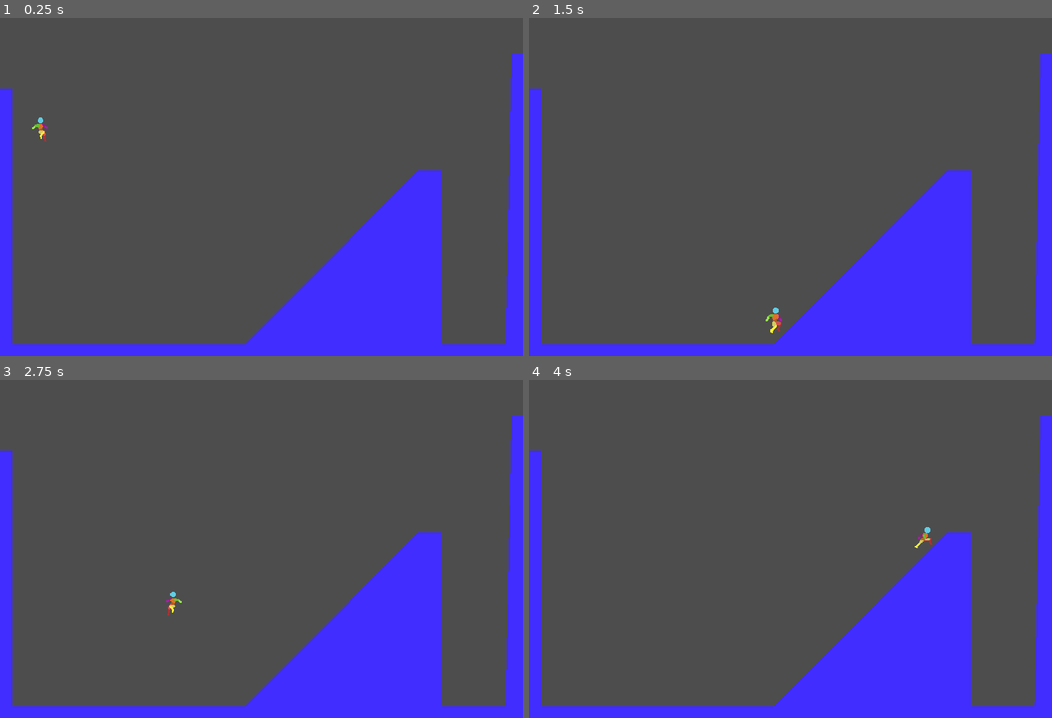
Above: before the commit, frames 1-4 (two rows, left to right).
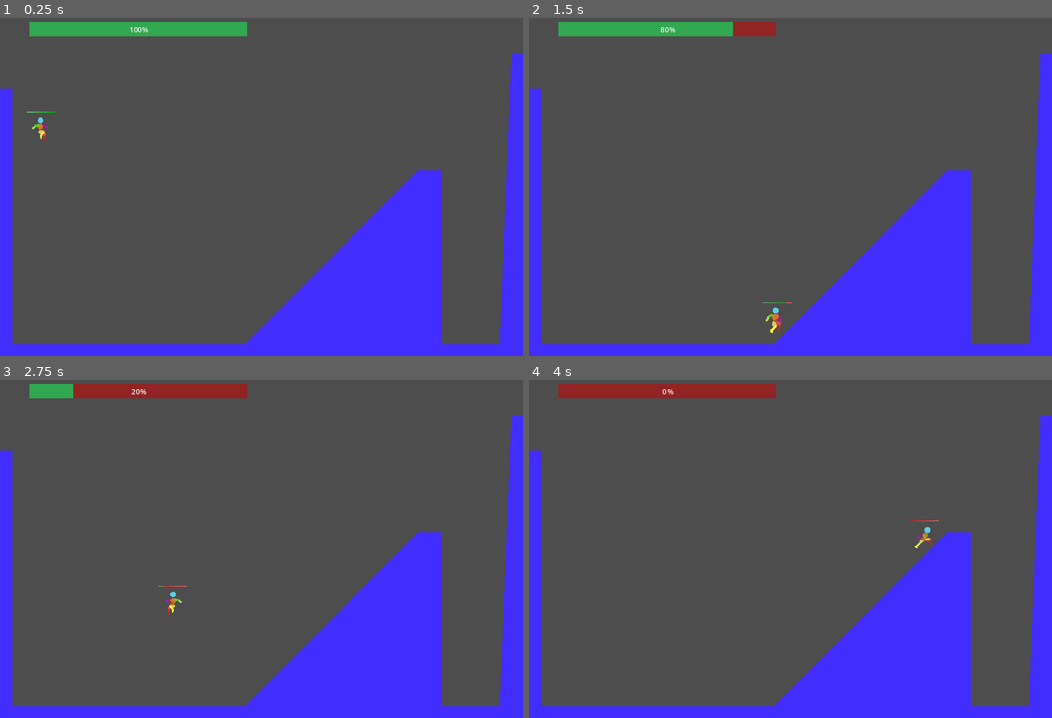
Above: after the commit, the same moments.

Repository: Laynezilla/arcade-demo
Game: Godot game, scene res://world.tscn
Same seed, same stepped clock (60 frames per second), same inputs: the game is played once before the commit and once after it.
Inputs:
- Up to frame 1 (0.25 s): no input
- Up to frame 2 (1.5 s): tap Enter (ui_accept) at 0.5, 1.35 s; hold Enter (ui_accept) 0.53-1.28 s; hold Right (ui_right) from 0.53 s (still down)
- Up to frame 3 (2.75 s): tap Enter (ui_accept) at 1.52, 1.82 s; release Right (ui_right) at 2.03 s; hold Left (ui_left) from 2.03 s (still down); hold Enter (ui_accept) from 2.03 s (still down)
- Up to frame 4 (4 s): release Left (ui_left) at 2.78 s; release Enter (ui_accept) at 2.78 s; hold Right (ui_right) from 2.78 s (still down); tap Enter (ui_accept) at 2.85, 3.02, 3.32 s; hold Enter (ui_accept) from 3.53 s (still down)

The runs differ from the first frame. In frame 1, 2.3% of the frame differs, in the area x 5-98%, y 1-97%; in frame 2, 2.3%; in frame 3, 2.3%; in frame 4, 2.3%.

Commit message:
add health bars

Diff:
--- a/player.gd
+++ b/player.gd
@@ -21,6 +21,8 @@
 @onready var raycast_2d = $HighJumpRay
 @onready var touch_right_ray = $TouchRightRay
 @onready var touch_left_ray = $ToughLeftRay
+@onready var health_bar = $HealthBar
+
 var was_on_wall_only = false
 var was_on_floor = false
 var high_jump = false
@@ -35,6 +37,7 @@
 var direction_facing = 1
 var dash_distance = 0.0
 var max_air_velocity = 0.0
+var health = 100
 
 func _physics_process(delta):
 
@@ -88,9 +91,9 @@
 		air_jumped = 0
 	if Input.is_action_just_pressed("ui_accept"):
 		if is_on_floor():
-			print("jump! ", is_on_floor())
 			velocity.y = jump_velocity
 			floor_jumped = true
+			lose_health(20)
 		elif is_on_wall_only():
 			wall_jump_direction = get_wall_normal()[0]
 			velocity.y = jump_velocity
@@ -142,8 +145,10 @@
 	#print(velocity.x)
 	#print(direction, ", ", ceil(get_wall_normal()[0]))
 	#print(is_pushing_wall(), ", ", is_on_wall())
+	#print("health: ", health, ", ", health_bar.value)
 	update_animation()
 	move_and_slide()
+	update_health()
 
 func update_animation():
 	if direction != 0:
@@ -198,3 +203,18 @@
 		return true
 	else:
 		return false
+
+func update_health():
+	if health <= health_bar.min_value:
+		health = health_bar.min_value
+	if health >= health_bar.max_value:
+		health = health_bar.max_value
+	health_bar.value = health
+
+func lose_health(damage):
+	health -= damage
+	update_health()
+
+func gain_health(heal):
+	health += heal
+	update_health()
--- a/player.tscn
+++ b/player.tscn
@@ -517,6 +517,20 @@
 "wall_slide": SubResource("Animation_eq37p")
 }
 
+[sub_resource type="Gradient" id="Gradient_bb2xc"]
+colors = PackedColorArray(1, 0, 0, 1, 1, 0.458824, 0.458824, 1)
+
+[sub_resource type="GradientTexture1D" id="GradientTexture1D_m026d"]
+gradient = SubResource("Gradient_bb2xc")
+width = 40
+
+[sub_resource type="Gradient" id="Gradient_1fc3e"]
+colors = PackedColorArray(0.462745, 0.678431, 0.462745, 1, 0, 0.639216, 0, 1)
+
+[sub_resource type="GradientTexture1D" id="GradientTexture1D_opvh0"]
+gradient = SubResource("Gradient_1fc3e")
+width = 40
+
 [node name="Player" type="CharacterBody2D"]
 floor_snap_length = 3.0
 script = ExtResource("1_v5qsm")
@@ -542,4 +556,13 @@
 [node name="ToughLeftRay" type="RayCast2D" parent="."]
 target_position = Vector2(-11, 0)
 
+[node name="HealthBar" type="TextureProgressBar" parent="."]
+offset_left = -20.0
+offset_top = -22.0
+offset_right = 20.0
+offset_bottom = -17.0
+value = 100.0
+texture_under = SubResource("GradientTexture1D_m026d")
+texture_progress = SubResource("GradientTexture1D_opvh0")
+
 [connection signal="animation_looped" from="AnimatedSprite2D" to="." method="_on_animated_sprite_2d_animation_looped"]
--- a/world.gd
+++ b/world.gd
@@ -2,7 +2,12 @@
 
 @onready var collision_polygon_2d = $StaticBody2D/CollisionPolygon2D
 @onready var polygon_2d = $StaticBody2D/CollisionPolygon2D/Polygon2D
+@onready var health_bar = $HealthBarUI
+@onready var player_health = $Player/HealthBar
 
 # Called when the node enters the scene tree for the first time.
 func _ready():
 	polygon_2d.polygon = collision_polygon_2d.polygon
+
+func _process(delta):
+	health_bar.value = player_health.value
--- a/world.tscn
+++ b/world.tscn
@@ -1,7 +1,13 @@
-[gd_scene load_steps=3 format=3 uid="uid://sbndce48f4kn"]
+[gd_scene load_steps=5 format=3 uid="uid://sbndce48f4kn"]
 
 [ext_resource type="Script" path="res://world.gd" id="1_cxett"]
 [ext_resource type="PackedScene" uid="uid://c8r10ohk31mhm" path="res://player.tscn" id="1_jpxkq"]
+
+[sub_resource type="StyleBoxFlat" id="StyleBoxFlat_qak7f"]
+bg_color = Color(0.568627, 0.137255, 0.137255, 1)
+
+[sub_resource type="StyleBoxFlat" id="StyleBoxFlat_3r15o"]
+bg_color = Color(0.192157, 0.658824, 0.317647, 1)
 
 [node name="World" type="Node2D"]
 script = ExtResource("1_cxett")
@@ -12,7 +18,18 @@
 [node name="StaticBody2D" type="StaticBody2D" parent="."]
 
 [node name="CollisionPolygon2D" type="CollisionPolygon2D" parent="StaticBody2D"]
-polygon = PackedVector2Array(0, 480, 0, 112, 16, 112, 16, 464, 336, 464, 576, 224, 608, 224, 608, 464, 696, 464, 704, 64, 720, 64, 720, 480)
+polygon = PackedVector2Array(0, 480, 0, 112, 16, 112, 16, 464, 336, 464, 576, 224, 608, 224, 608, 464, 688, 464, 704, 64, 720, 64, 720, 480)
 
 [node name="Polygon2D" type="Polygon2D" parent="StaticBody2D/CollisionPolygon2D"]
 color = Color(0.254902, 0.176471, 1, 1)
+
+[node name="HealthBarUI" type="ProgressBar" parent="."]
+offset_left = 40.0
+offset_top = 20.0
+offset_right = 340.0
+offset_bottom = 40.0
+theme_override_font_sizes/font_size = 10
+theme_override_styles/background = SubResource("StyleBoxFlat_qak7f")
+theme_override_styles/fill = SubResource("StyleBoxFlat_3r15o")
+step = 1.0
+value = 100.0
Not shown: 1 places in player.tscn that only renumber resources
